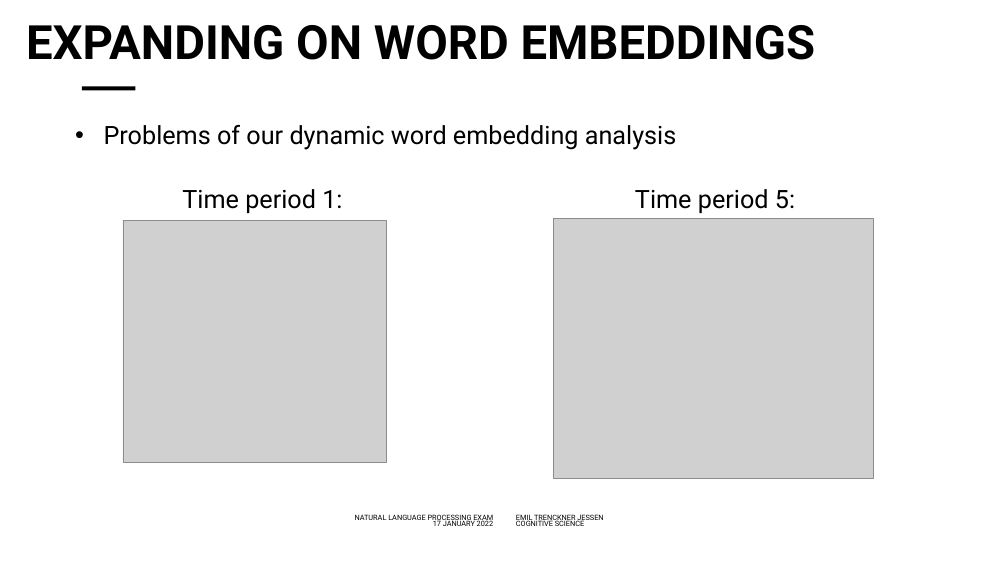
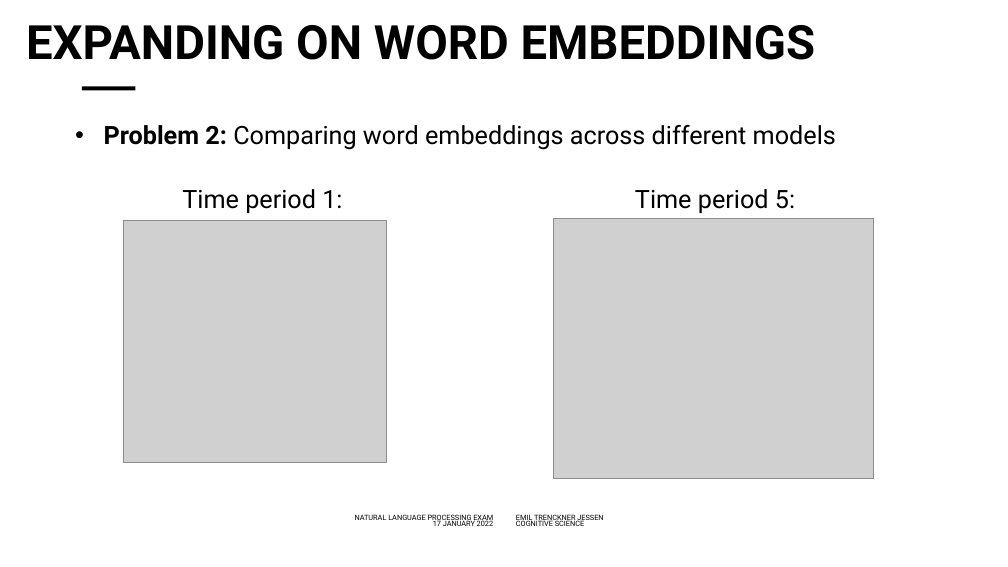
Before and after one commit to emiltj/NLP_oral_backup, a slide deck: slide 32 of Oral presentation/NLP.pptx (slide 33 before the commit). Drawn at 1008x567 pixels with LibreOffice and Linux fonts; fonts in the diff are those of the drawing; grey boxes stand for pictures; background and template pictures are left out. Boxes give left, top, right and bottom in pixels: in the first picture for what was removed or moved away, otherwise in the second. Text is boxed around its words. In the diff, an @@ line names an element or a change of style, - is before the commit and + after.

```diff
--- a/Oral presentation/NLP.pptx
+++ b/Oral presentation/NLP.pptx
@@ text at box(104, 125, 836, 150): text changed @@
-• Problems of our dynamic word embedding analysis
+• Problem 2: Comparing word embeddings across different models
```
Also in this commit, not shown: 7 other slides changed, 2 slides added, 2 slides removed, 1 other file.
